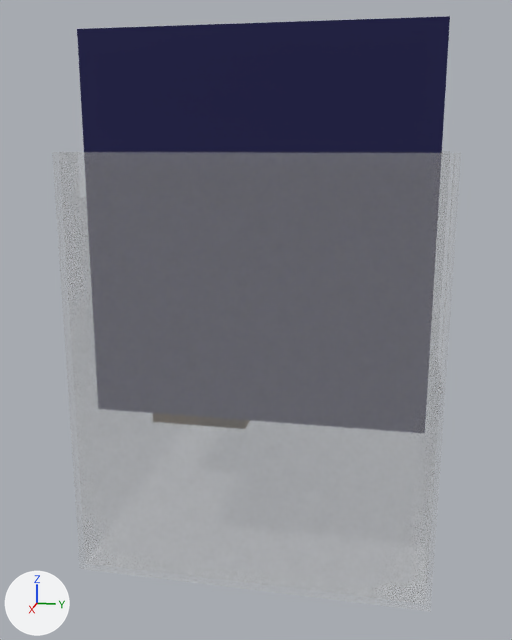
The glTF model assemblies/grid-container/commercial-ac/assembly-exploded.glb as it was, and as the next commit left it.
Camera for both pictures: a 50 mm lens placed at (5668.0, 898.0, 2935.0), pointed at (108.0, -214.0, 1545.0). Lighting does not change. The marker at lower left points along +X, +Y and +Z. The first picture is the older version. Where no turn or scale is listed for an object, it has been applied to the vertices.

Objects in the first picture: 'GRD-SWG-001', 'container_shell'.
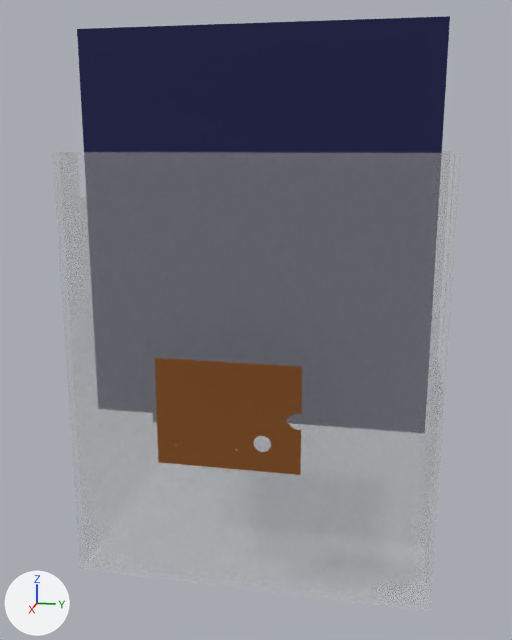
What the commit changed:
Material 'mat_4' (mat_mat_4) is new.
Its base color is (0.448, 0.214, 0.0732) (orange #b37f4c).
Its metallic is 1.0.
Its roughness is 1.0.
Mesh me_arc_plt_bg_ac is new.
It has 1038 vertices, 2084 faces and spans x -3.0..3.0, y -420.0..420.0, z -320.0..320.0.
It uses material mat_mat_4 (orange #b37f4c).
Object 'ARC-PLT-BG-AC' (ob_arc_plt_bg_ac) is new; it shows me_arc_plt_bg_ac.
Its location is (1996.0, 0.0, 1448.0).

What differs and where, as boxes (x1, y1, x2, y2) in the pictures (512 x 640 px):
'ARC-PLT-BG-AC', added (orange)
    after: (155, 358, 302, 475)
